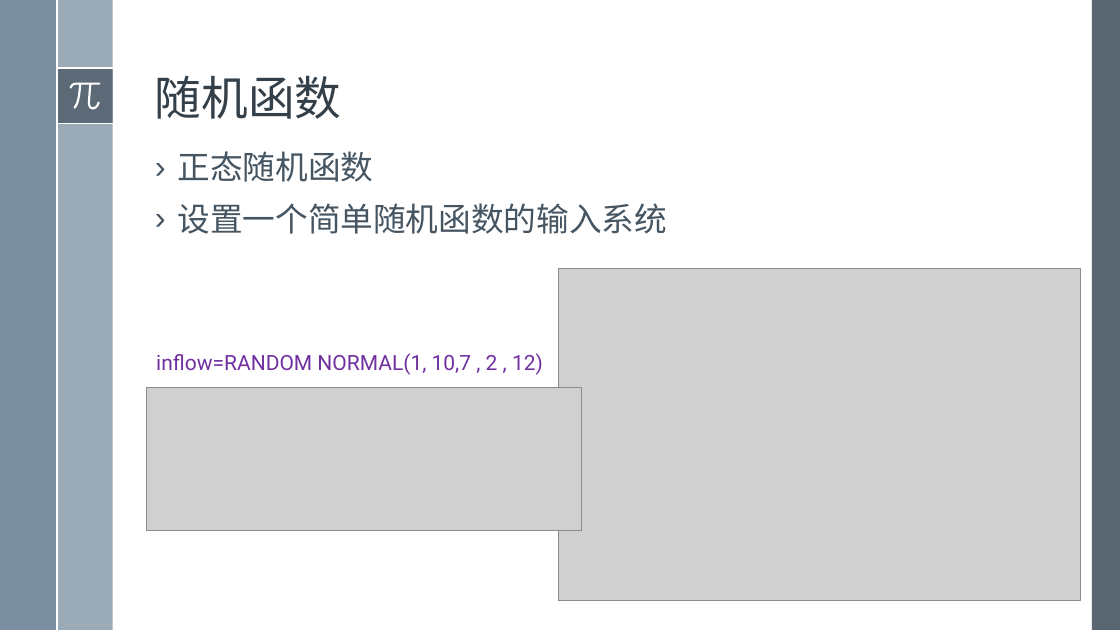
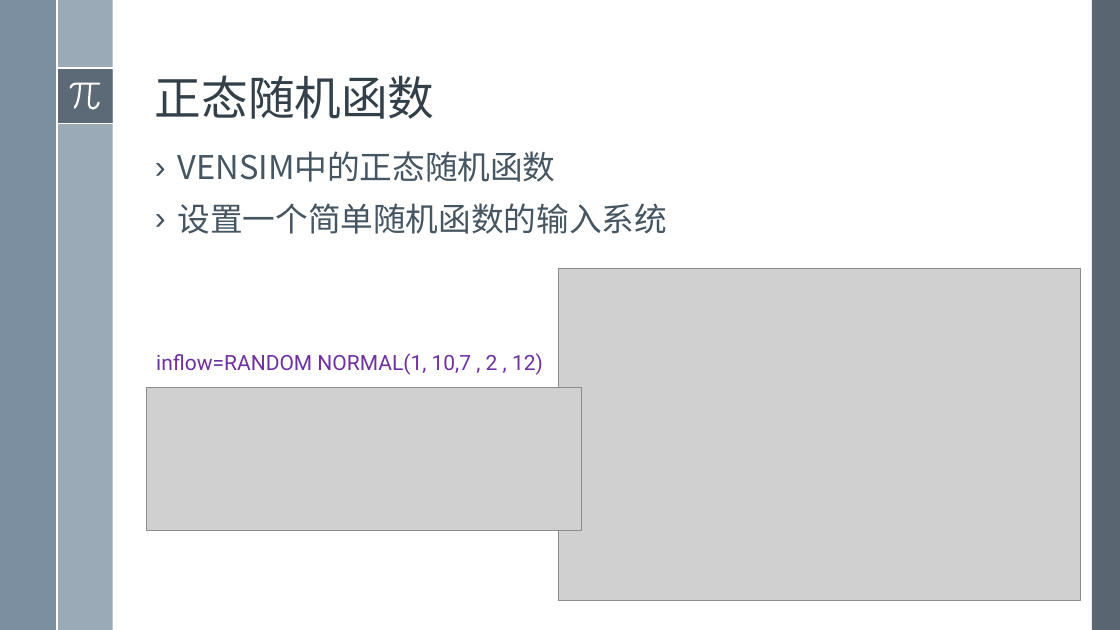
Before and after one commit to exoplanetX/SystemDynamics, a slide deck: slide 17 of 2019系统仿真-4-动态函数.pptx (slide 18 before the commit). Drawn at 1120x630 pixels with LibreOffice and Linux fonts; fonts in the diff are those of the drawing; grey boxes stand for pictures. Boxes give left, top, right and bottom in pixels: in the first picture for what was removed or moved away, otherwise in the second. Text is boxed around its words. In the diff, an @@ line names an element or a change of style, - is before the commit and + after.

```diff
--- a/2019系统仿真-4-动态函数.pptx
+++ b/2019系统仿真-4-动态函数.pptx
@@ title at [155,75,435,119]: text changed @@
-随机函数
+正态随机函数
@@ text at [178,151,556,182]: text changed @@
-› 正态随机函数
+› VENSIM中的正态随机函数
```
Also in this commit, not shown: 9 other slides changed, 2 slides removed.
